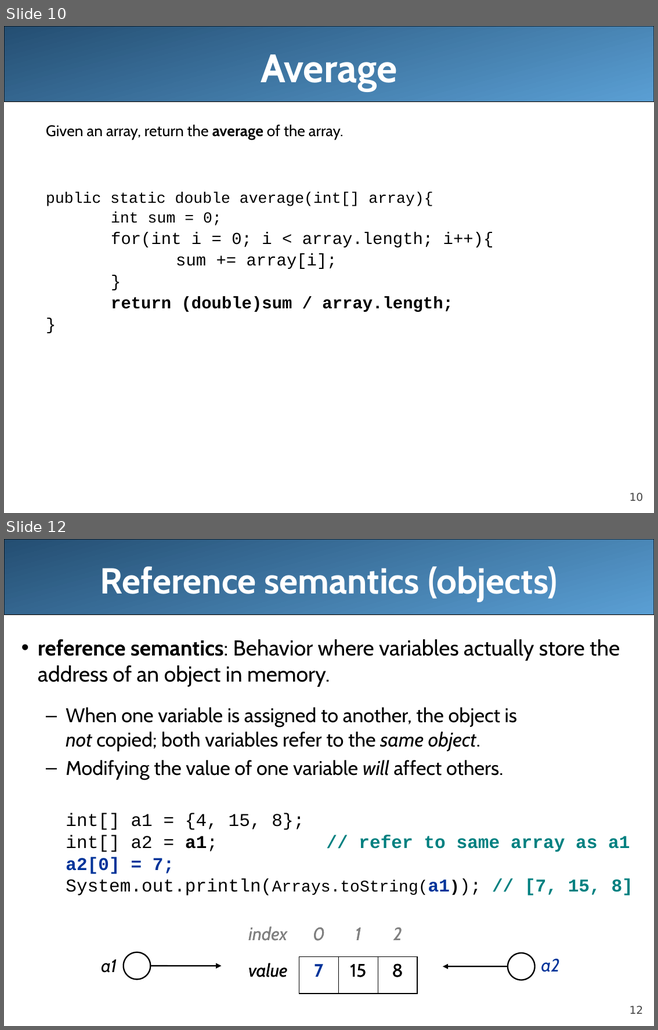
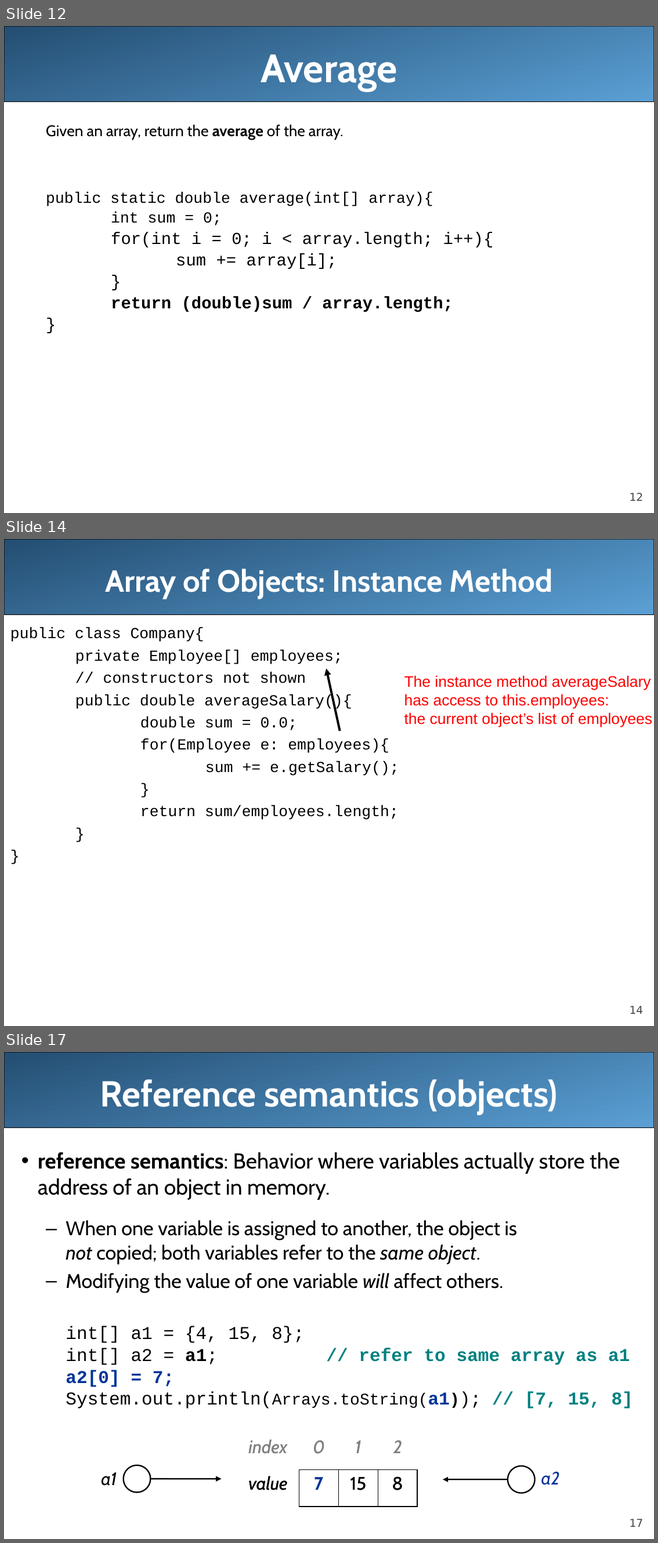
Before and after one commit to LongBaoNguyen/longbaonguyen.github.io, a slide deck: courses/apcsa/lecture17.ppt. Shown one above the other, each under a label of ours: slides 10 and 12 before the commit, slides 12, 14 and 17 after it; the slides between them are not shown. The pictures are 658x1030 and 658x1543 pixels, drawn with LibreOffice and Linux fonts; fonts in the diff are those of the drawing. Boxes give left, top, right and bottom in pixels: in the first picture for what was removed or moved away, otherwise in the second. Text is boxed around its words. In the diff, an @@ line names an element or a change of style, - is before the commit and + after.

```diff
--- a/courses/apcsa/lecture17.ppt
+++ b/courses/apcsa/lecture17.ppt
@@ slide 14 added at (x1=4, y1=539, x2=654, y2=1026), background #FFFFFF; not listed: 2 template elements that a slide beside it also shows @@
@@ title added at (x1=105, y1=569, x2=553, y2=598), 34 pt, text #FFFFFF, bold @@
+Array of Objects: Instance Method
@@ text added at (x1=10, y1=628, x2=398, y2=820), 17 pt, text #000000 @@
+public class Company{
+private Employee[] employees;
+// constructors not shown
+public double averageSalary(){
+double sum = 0.0;
+for(Employee e: employees){
+sum += e.getSalary();
+}
+return sum/employees.length;
+}
+}
@@ arrow added from (340, 732) to (326, 668), #000000 2.49 pt @@
@@ text added at (x1=404, y1=675, x2=652, y2=727), 17 pt, text #FF0000 @@
+The instance method averageSalary
+has access to this.employees:
+the current object’s list of employees
@@ what was slide 10 is now slide 12 @@
@@ page number at (x1=629, y1=493, x2=643, y2=501): text changed @@
-10
+12
@@ what was slide 12 is now slide 17 @@
@@ page number at (x1=629, y1=1519, x2=643, y2=1527): text changed @@
-12
+17
```
Also in this commit, not shown: 4 other slides added, 2 other files.
